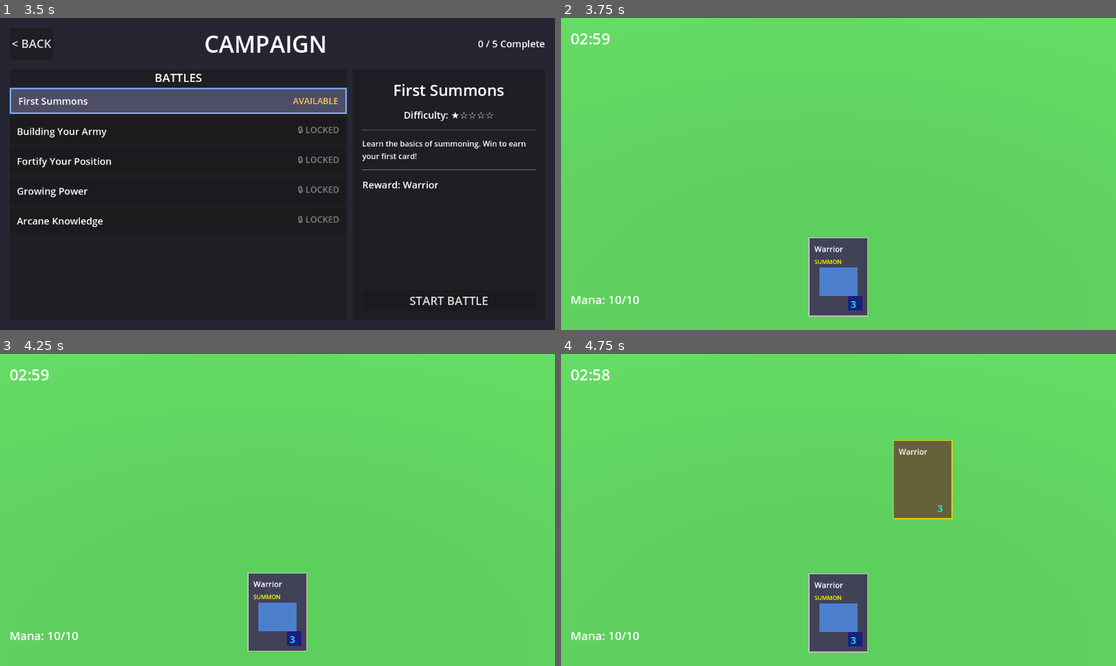
Above: before the commit, frames 1-4 (two rows, left to right).
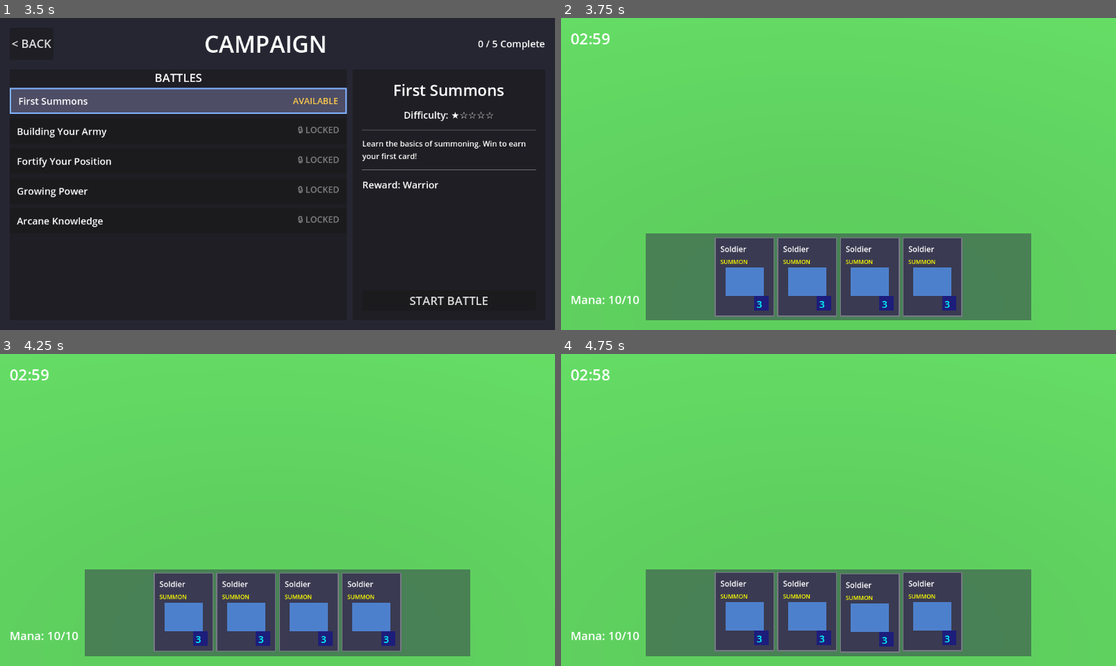
Above: after the commit, the same moments.

Repository: amari-charles/project-summoner
Game: Godot game, scene res://scenes/ui/main_menu.tscn
Same seed, same stepped clock (60 frames per second), same inputs: the game is played once before the commit and once after it.
Inputs (mouse positions are in pixels of both pictures, inside the frame that each line leads up to):
- Up to frame 1 (3.5 s): click "PLAY" at 0.5 s; click "SELECT" at 1.25 s; click "CHOOSE WARRIOR" at 2 s; click (177, 99) at 2.75 s
- Up to frame 2 (3.75 s): click "START BATTLE" at 3.5 s
- Up to frame 3 (4.25 s): no input
- Up to frame 4 (4.75 s): tap Enter at 4.25 s; drag from (838, 612) to (894, 441) at 4.27 s

Frame 1 is identical in both runs. In frame 2, 18% of the frame differs, in the area x 15-85%, y 69-97%; in frame 3, 18%; in frame 4, 21%, in the area x 15-85%, y 27-97%.

Commit message:
Fix HandUI visibility - use starting_deck instead of profile
- Changed load_deck_from_profile to false
- Now uses starting_deck with 4 Soldier cards
- Added debug background to HandUI for visibility

This ensures cards appear in hand on launch.

🤖 Generated with [Claude Code](https://claude.com/claude-code)

Co-Authored-By: Claude <noreply@anthropic.com>

Diff:
--- a/scenes/battlefield/test_game_3d.tscn
+++ b/scenes/battlefield/test_game_3d.tscn
@@ -33,7 +33,7 @@
 script = ExtResource("3_summoner")
 starting_deck = Array[ExtResource("4_card")]([ExtResource("5_soldier"), ExtResource("5_soldier"), ExtResource("5_soldier"), ExtResource("5_soldier")])
 team = 0
-load_deck_from_profile = true
+load_deck_from_profile = false
 
 [node name="PlayerBaseCollider" type="StaticBody3D" parent="." groups=["player_base"]]
 transform = Transform3D(1, 0, 0, 0, 1, 0, 0, 0, 1, -10, 1, 0)
@@ -117,5 +117,14 @@
 grow_vertical = 0
 script = ExtResource("7_hand_ui")
 
+[node name="DebugBG" type="ColorRect" parent="UI/HandUI"]
+anchors_preset = 15
+anchor_right = 1.0
+anchor_bottom = 1.0
+grow_horizontal = 2
+grow_vertical = 2
+color = Color(0.2, 0.2, 0.3, 0.5)
+mouse_filter = 2
+
 [connection signal="game_ended" from="." to="." method="_on_game_ended"]
 [connection signal="time_updated" from="." to="." method="_on_time_updated"]
